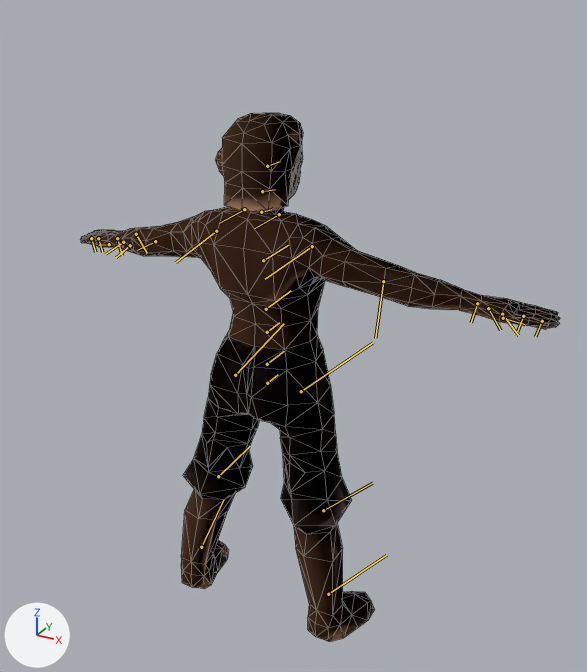
Before and after pictures for a commit that changed the glTF model minions-port/assets/characters/gnome_female.glb.
The view is the same before and after, from a 50 mm lens placed at (1.017, -1.708, 1.727), pointed at (0.024, 0.097, 0.824). The lights are fixed; the arrows at lower left show +X, +Y and +Z. The older version comes first. The bones that change, and the others that lie on the model, are drawn over the model as lines. Mesh edges are drawn as thin lines.

The first picture shows 'body'.
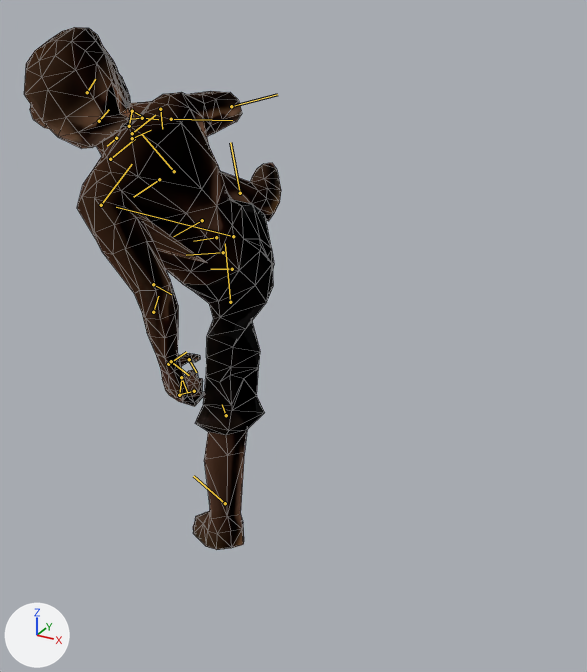
The newer file adds an action. The first version stands in its rest pose; the second is drawn at frame 16 of the action 'kick1'.

The change in detail:
Bone 'Bip01 Pelvis' (bone_bip01_pelvis) moves from (0.0, 0.0, 0.0) to (0.309, 0.005, 0.107).
Bone 'Bip01 Pelvis' (bone_bip01_pelvis) turns from (0, 0, 0) to (107, 16, -50) degrees about its own x, y and z.
Bone 'Bip01 Spine' (bone_bip01_spine) moves from (0.0, 0.0, 0.0) to (0.066, 0.0, 0.001).
Bone 'Bip01 Spine' (bone_bip01_spine) turns from (0, 0, 0) to (4, 2, -2) degrees about its own x, y and z.
Bone 'Bip01 Spine1' (bone_bip01_spine1) turns from (0, 0, 0) to (-6, 15, 24) degrees about its own x, y and z.
Bone 'Bip01 Spine2' (bone_bip01_spine2) turns from (0, 0, 0) to (-6, 15, 24) degrees about its own x, y and z.
Bone 'Bip01 Neck' (bone_bip01_neck) turns from (0, 0, 0) to (0, 0, -10) degrees about its own x, y and z.
Bone 'Bip01 Head' (bone_bip01_head) turns from (0, 0, 0) to (-69, 8, -16) degrees about its own x, y and z.
Bone 'Bip01 L Clavicle' (bone_bip01_l_clavicle) moves from (0.0, 0.0, 0.0) to (0.01, -0.006, -0.02).
Bone 'Bip01 L Clavicle' (bone_bip01_l_clavicle) turns from (0, 0, 0) to (7, -15, 6) degrees about its own x, y and z.
Bone 'Bip01 L UpperArm' (bone_bip01_l_upperarm) turns from (0, 0, 0) to (32, 64, 24) degrees about its own x, y and z.
Bone 'Bip01 L Forearm' (bone_bip01_l_forearm) turns from (0, 0, 0) to (0, 0, -20) degrees about its own x, y and z.
Bone 'Bip01 L Hand' (bone_bip01_l_hand) turns from (0, 0, 0) to (1, 5, 7) degrees about its own x, y and z.
Bone 'Bip01 L Thumb' (bone_bip01_l_thumb) turns from (0, 0, 0) to (0, 21, 32) degrees about its own x, y and z.
Bone 'Bip01 L Thumb B' (bone_bip01_l_thumb_b) turns from (0, 0, 0) to (0, 0, 48) degrees about its own x, y and z.
Bone 'Bip01 L Fingers' (bone_bip01_l_fingers) turns from (0, 0, 0) to (0, 0, 66) degrees about its own x, y and z.
Bone 'Bip01 L Fingers B' (bone_bip01_l_fingers_b) turns from (0, 0, 0) to (0, 0, 89) degrees about its own x, y and z.
Bone 'Bip01 R Clavicle' (bone_bip01_r_clavicle) moves from (0.0, 0.0, 0.0) to (0.01, -0.006, 0.02).
Bone 'Bip01 R Clavicle' (bone_bip01_r_clavicle) turns from (0, 0, 0) to (-7, 15, 6) degrees about its own x, y and z.
Bone 'Bip01 R UpperArm' (bone_bip01_r_upperarm) turns from (0, 0, 0) to (20, -28, -7) degrees about its own x, y and z.
Bone 'Bip01 R Forearm' (bone_bip01_r_forearm) turns from (0, 0, 0) to (0, 0, -77) degrees about its own x, y and z.
Bone 'Bip01 R Hand' (bone_bip01_r_hand) turns from (0, 0, 0) to (13, 2, 3) degrees about its own x, y and z.
Bone 'Bip01 R Thumb' (bone_bip01_r_thumb) turns from (0, 0, 0) to (0, -21, 32) degrees about its own x, y and z.
Bone 'Bip01 R Thumb B' (bone_bip01_r_thumb_b) turns from (0, 0, 0) to (0, 0, 48) degrees about its own x, y and z.
Bone 'Bip01 R Fingers' (bone_bip01_r_fingers) turns from (0, 0, 0) to (0, 0, 66) degrees about its own x, y and z.
Bone 'Bip01 R Fingers B' (bone_bip01_r_fingers_b) turns from (0, 0, 0) to (0, 0, 89) degrees about its own x, y and z.
Bone 'Bip01 L Thigh' (bone_bip01_l_thigh) moves from (0.0, 0.0, 0.0) to (0.064, -0.002, 0.03).
Bone 'Bip01 L Thigh' (bone_bip01_l_thigh) turns from (0, 0, 0) to (97, 29, 15) degrees about its own x, y and z.
Bone 'Bip01 L Calf' (bone_bip01_l_calf) turns from (0, 0, 0) to (0, 0, -18) degrees about its own x, y and z.
Bone 'Bip01 L Foot' (bone_bip01_l_foot) turns from (0, 0, 0) to (-11, 6, 1) degrees about its own x, y and z.
Bone 'Bip01 R Thigh' (bone_bip01_r_thigh) moves from (0.0, 0.0, 0.0) to (0.06, -0.014, -0.019).
Bone 'Bip01 R Thigh' (bone_bip01_r_thigh) turns from (0, 0, 0) to (-1, -37, 50) degrees about its own x, y and z.
Bone 'Bip01 R Calf' (bone_bip01_r_calf) turns from (0, 0, 0) to (0, 0, -82) degrees about its own x, y and z.
Bone 'Bip01 R Foot' (bone_bip01_r_foot) turns from (0, 0, 0) to (13, -16, -20) degrees about its own x, y and z.

Where the change shows, as pixel boxes [x1, y1, x2, y2] in the pictures (587 x 672 px):
'body', posed (46% narrower)
    before: [80, 113, 560, 642]
    after: [24, 27, 281, 550]
bone 'Bip01 Pelvis', root to tip
    before: (267, 383) to (278, 374)
    after: (232, 269) to (210, 269)
bone 'Bip01 Spine', root to tip
    before: (267, 364) to (284, 351)
    after: (223, 252) to (186, 255)
bone 'Bip01 Spine1', root to tip
    before: (267, 332) to (279, 322)
    after: (216, 237) to (193, 241)
bone 'Bip01 Spine2', root to tip
    before: (266, 309) to (291, 290)
    after: (202, 220) to (173, 236)
bone 'Bip01 Neck', root to tip
    before: (261, 212) to (271, 209)
    after: (116, 138) to (107, 146)
bone 'Bip01 Head', root to tip
    before: (262, 191) to (275, 189)
    after: (99, 121) to (109, 109)
bone 'Bip01 L Clavicle', root to tip
    before: (244, 209) to (219, 223)
    after: (110, 159) to (135, 139)
bone 'Bip01 L UpperArm', root to tip
    before: (216, 231) to (175, 262)
    after: (101, 205) to (132, 164)
bone 'Bip01 L Forearm', root to tip
    before: (155, 241) to (137, 250)
    after: (153, 284) to (171, 294)
bone 'Bip01 L Hand', root to tip
    before: (117, 238) to (122, 255)
    after: (168, 364) to (186, 352)
bone 'Bip01 L Thumb', root to tip
    before: (123, 242) to (105, 254)
    after: (171, 361) to (189, 375)
bone 'Bip01 L Thumb B', root to tip
    before: (130, 245) to (116, 257)
    after: (189, 359) to (196, 372)
bone 'Bip01 L Fingers', root to tip
    before: (98, 238) to (102, 252)
    after: (179, 395) to (181, 380)
bone 'Bip01 L Fingers B', root to tip
    before: (91, 238) to (95, 252)
    after: (194, 391) to (179, 394)
bone 'Bip01 R Clavicle', root to tip
    before: (279, 214) to (254, 228)
    after: (132, 133) to (155, 115)
bone 'Bip01 R UpperArm', root to tip
    before: (312, 246) to (265, 279)
    after: (171, 119) to (232, 120)
bone 'Bip01 R Forearm', root to tip
    before: (383, 281) to (375, 338)
    after: (231, 106) to (277, 94)
bone 'Bip01 R Hand', root to tip
    before: (477, 303) to (471, 322)
    after: (160, 109) to (162, 129)
bone 'Bip01 R Thumb', root to tip
    before: (488, 308) to (500, 330)
    after: (143, 118) to (158, 119)
bone 'Bip01 R Thumb B', root to tip
    before: (502, 314) to (518, 335)
    after: (132, 138) to (151, 130)
bone 'Bip01 R Fingers', root to tip
    before: (523, 316) to (517, 331)
    after: (132, 111) to (142, 116)
bone 'Bip01 R Fingers B', root to tip
    before: (542, 321) to (535, 336)
    after: (129, 126) to (132, 111)
bone 'Bip01 L Thigh', root to tip
    before: (235, 375) to (284, 323)
    after: (230, 302) to (225, 243)
bone 'Bip01 L Calf', root to tip
    before: (218, 476) to (249, 446)
    after: (226, 415) to (222, 404)
bone 'Bip01 L Foot', root to tip
    before: (201, 547) to (223, 500)
    after: (225, 503) to (193, 476)
bone 'Bip01 R Thigh', root to tip
    before: (301, 391) to (373, 342)
    after: (233, 236) to (116, 207)
bone 'Bip01 R Calf', root to tip
    before: (323, 510) to (372, 483)
    after: (174, 171) to (142, 134)
bone 'Bip01 R Foot', root to tip
    before: (328, 594) to (386, 555)
    after: (240, 193) to (230, 142)
